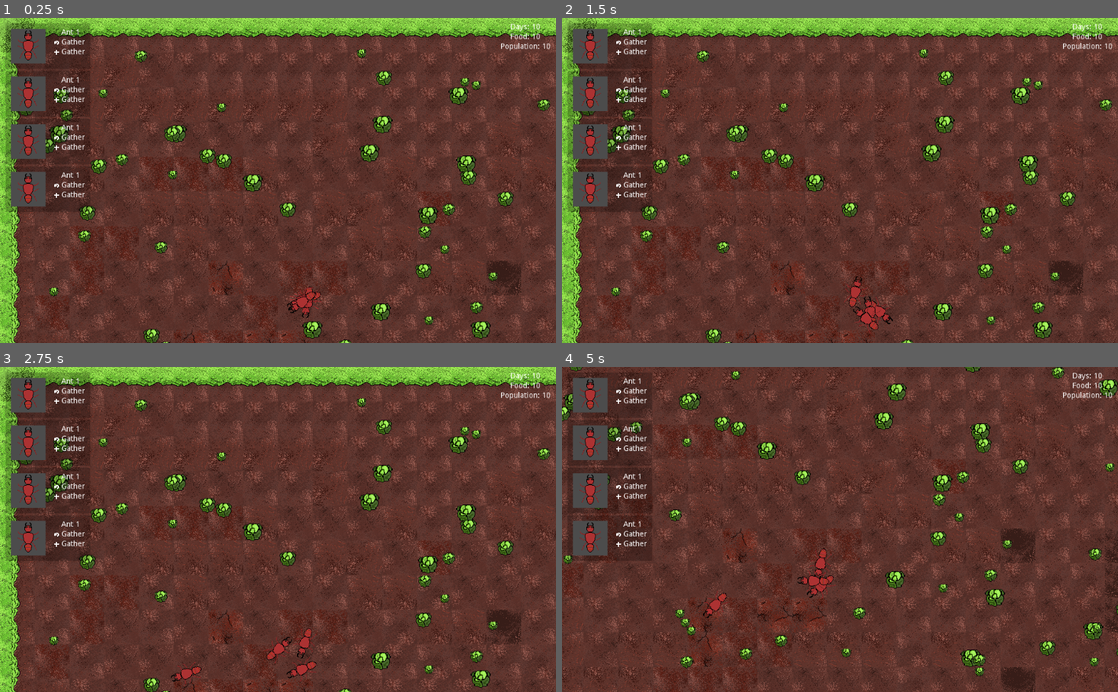
Above: before the commit, frames 1-4 (two rows, left to right).
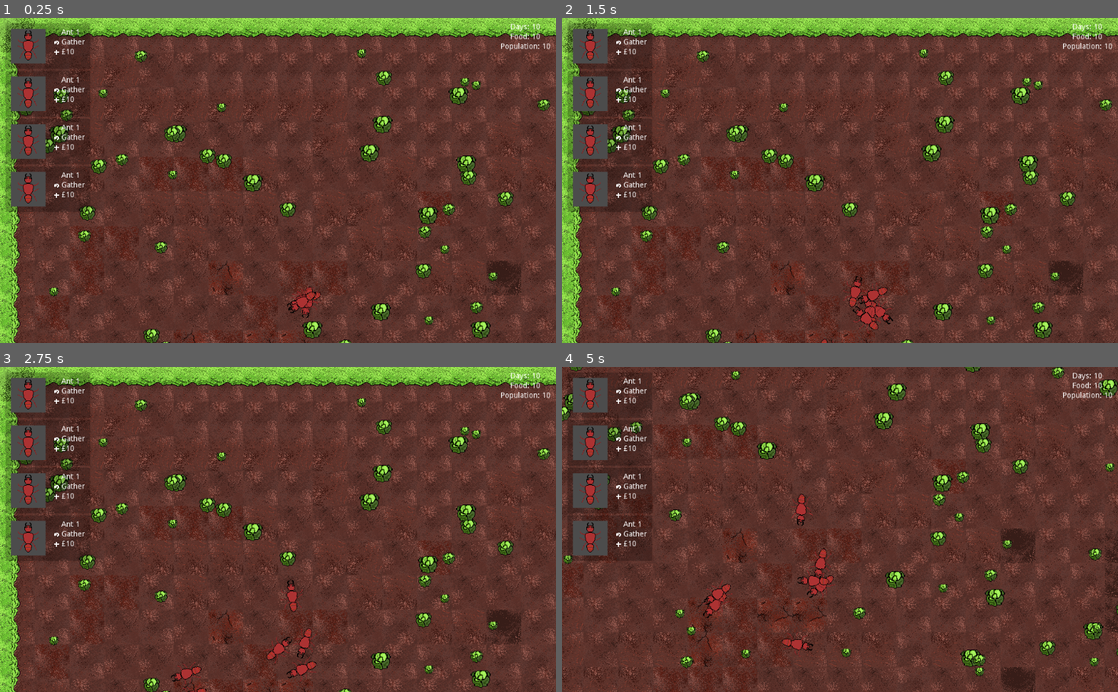
Above: after the commit, the same moments.

Repository: IBricchi/EdgeOfTheHedge
Game: Godot game, scene res://scenes/game.tscn
The game is run twice, just before and just after one commit, with the same random seed, the same clock (stepped at 60 frames per second) and the same inputs.
Inputs (mouse positions are in pixels of both pictures, inside the frame that each line leads up to):
- Up to frame 1 (0.25 s): no input
- Up to frame 2 (1.5 s): click (617, 50) at 0.52 s; click (617, 50) at 1.27 s
- Up to frame 3 (2.75 s): click (55, 399) at 2.02 s
- Up to frame 4 (5 s): move the mouse to (962, 513) at 2.77 s; hold S (camera_bottom) 2.78-3.53 s; move the mouse to (728, 545) at 3.52 s; tap Left (camera_left) at 3.6 s; move the mouse to (895, 458) at 4.27 s; hold D (camera_right) from 4.28 s (still down)

The runs differ from the first frame. In frame 1, 0.2% of the frame differs, in the area x 11-58%, y 9-92%; in frame 2, 0.4%; in frame 3, 0.3%; in frame 4, 0.9%, in the area x 11-50%, y 9-91%.

Commit message:
Add ability to spawn ants from UI

Diff:
--- a/scenes/UI/ant_selector.tscn
+++ b/scenes/UI/ant_selector.tscn
@@ -124,10 +124,10 @@
 
 [node name="Label" type="Label" parent="cont/cont/controls/birth"]
 margin_left = 9.0
-margin_right = 52.0
+margin_right = 33.0
 margin_bottom = 14.0
 size_flags_vertical = 1
-text = "Gather"
+text = "£10"
 align = 1
 valign = 1
 __meta__ = {
--- a/scenes/ant.tscn
+++ b/scenes/ant.tscn
@@ -97,7 +97,6 @@
 rotation = 1.5708
 frames = SubResource( 6 )
 animation = "Idle"
-frame = 3
 playing = true
 
 [node name="Basic Ant Walk" type="AnimatedSprite" parent="."]
@@ -105,6 +104,7 @@
 rotation = 1.5708
 frames = SubResource( 19 )
 animation = "Walk"
+frame = 4
 playing = true
 
 [node name="AntCollision" type="CollisionPolygon2D" parent="."]
--- a/scripts/UI.gd
+++ b/scripts/UI.gd
@@ -1,5 +1,7 @@
 extends CanvasLayer
 class_name UI
+
+signal birth_ant(ant)
 
 onready var ant_list = $AntDetails/list
 onready var ants = ant_list.get_children();
@@ -9,6 +11,10 @@
 func _ready():
 	for ant in ants:
 		ant.connect("open_ant_editor", self, "open_ant_editor")
+		ant.connect("birth_ant", self, "on_birth_ant")
 
 func open_ant_editor(ant: AntSelector):
 	ant_editor.open_for(ant)
+
+func on_birth_ant(ant):
+	emit_signal("birth_ant", ant)
--- a/scripts/UI/ant_editor.gd
+++ b/scripts/UI/ant_editor.gd
@@ -23,7 +23,7 @@
 	strength.value = ant.strength
 
 func on_update_speed(val):
-	self.ant.speed = speed.value
+	self.ant.speed = val
 
 func on_update_strength(val):
-	self.ant.strength = strength.value
+	self.ant.strength = val
--- a/scripts/UI/ant_selector.gd
+++ b/scripts/UI/ant_selector.gd
@@ -2,6 +2,7 @@
 class_name AntSelector
 
 signal open_ant_editor(ant)
+signal birth_ant(ant)
 
 enum Mode{
 	gather,
@@ -9,21 +10,49 @@
 	attack
 }
 
-onready var speed = 10
-onready var strength = 10
-onready var mode = Mode.gather
+# color
+
+# cost
+var cost setget set_cost
+onready var cost_label = $cont/cont/controls/birth/Label
+func set_cost(val):
+	cost = val
+	cost_label.text = "£{0}".format([val])
+
+# speed
+var speed
+
+# strength
+var strength
+
+# mode
+var mode = Mode.gather setget set_mode
+onready var mode_label = $cont/cont/controls/mode/Label
+onready var mode_button = $cont/cont/controls/mode/cont/Button
+func set_mode(val):
+	mode = val
+	match val:
+		Mode.gather: mode_label.text = "Gather"
+		Mode.patrol: mode_label.text = "Patrol"
+		Mode.attack: mode_label.text = "Attack"
 
 onready var viewport = $cont/cont/viewport
 
 onready var edit = $cont/edit
 onready var edit_button = $cont/edit/cont/Button
 
-onready var mode_label = $cont/cont/controls/mode/Label
-onready var mode_button = $cont/cont/controls/mode/cont/Button
+
+onready var birth_button = $cont/cont/controls/birth/cont/Button
 
 func _ready():
+	self.cost = 10
+	self.speed = 10
+	self.strength = 10
+	self.mode = Mode.gather
+
 	edit_button.connect("button_up", self, "on_edit_pressed")
 	mode_button.connect("button_up", self, "on_switch_mode")
+	birth_button.connect("button_up", self, "on_birth_ant")
 
 func _process(delta):
 	var hovereing = viewport.get_global_rect().has_point(.get_global_mouse_position());
@@ -37,12 +66,9 @@
 
 func on_switch_mode():
 	match mode:
-		Mode.gather:
-			mode = Mode.patrol
-			mode_label.text = "Patrol"
-		Mode.patrol:
-			mode = Mode.attack
-			mode_label.text = "Attack"
-		Mode.attack:
-			mode = Mode.gather
-			mode_label.text = "Gather"
+		Mode.gather: self.mode = Mode.patrol
+		Mode.patrol: self.mode = Mode.attack
+		Mode.attack: self.mode = Mode.gather
+
+func on_birth_ant():
+	emit_signal("birth_ant", self)
--- a/scripts/ant.gd
+++ b/scripts/ant.gd
@@ -1,5 +1,4 @@
 extends KinematicBody2D
-
 
 onready var idle_sprite : AnimatedSprite = $"Basic Ant Idle"
 onready var walk_sprite : AnimatedSprite = $"Basic Ant Walk"
@@ -7,6 +6,7 @@
 onready var sensor : CollisionPolygon2D = $"Area2D/AntSensor"
 onready var ray : RayCast2D = $Collisionray
 
+var context;
 
 var desired_direction : Vector2 = Vector2.ZERO
 var home : Node setget set_ant_home
@@ -113,7 +113,8 @@
 	home = Node2D.new()
 	home.position = vect
 
-
+func set_context(context):
+	self.context = context
 
 func check_sensors():
 	# set closest lettuce as focus
--- a/scripts/game.gd
+++ b/scripts/game.gd
@@ -4,6 +4,7 @@
 var lettuce : Resource = preload("res://scenes/lettuce.tscn")
 onready var cam : Camera2D = $Camera2D
 
+onready var ui = $UI
 
 var ant_home : Vector2 = Vector2(600,500)
 
@@ -12,6 +13,9 @@
 	cam.limit_bottom = 1150
 	cam.limit_top = 0
 	cam.limit_left = 0
+
+	ui.connect("birth_ant", self, "on_birth_ant")
+
 	randomize()
 	for i in range(4):
 		var ant1 = ant.instance()
@@ -35,3 +39,10 @@
 		cam.position.x += 200*delta
 	if Input.is_action_pressed("camera_top"):
 		cam.position.y -= 200 *delta
+
+func on_birth_ant(context):
+	var ant_inst = ant.instance()
+	add_child(ant_inst)
+	ant_inst.translate(ant_home)
+	ant_inst.set_ant_home(ant_home)
+	ant_inst.set_context(context)
